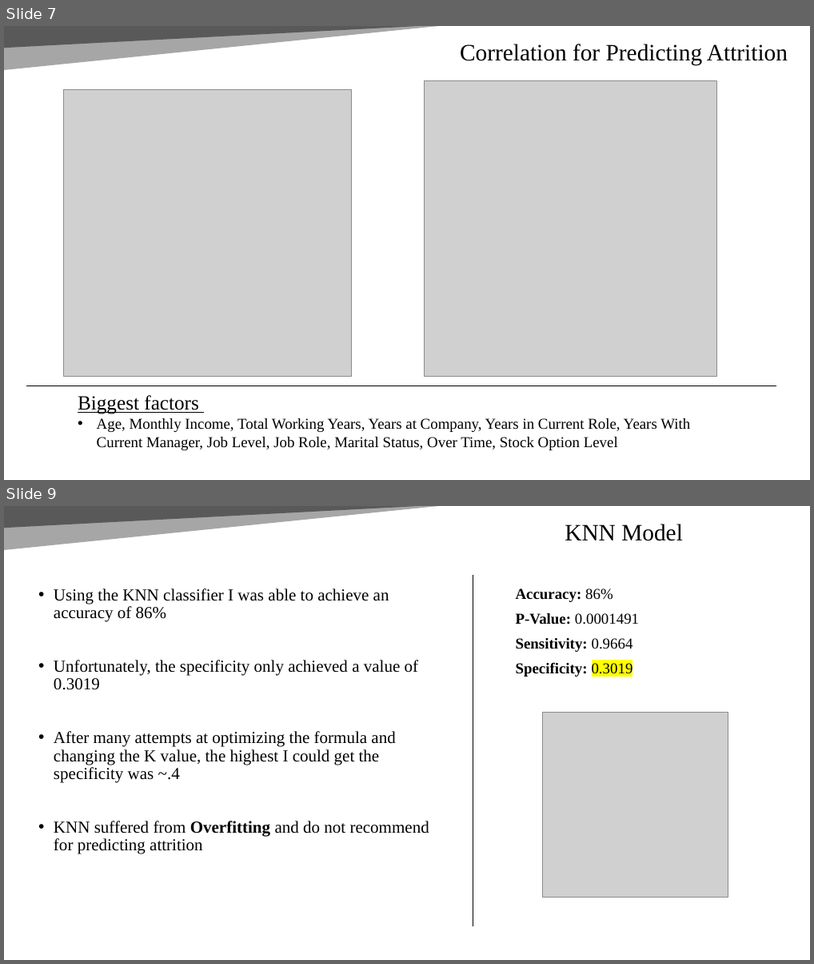
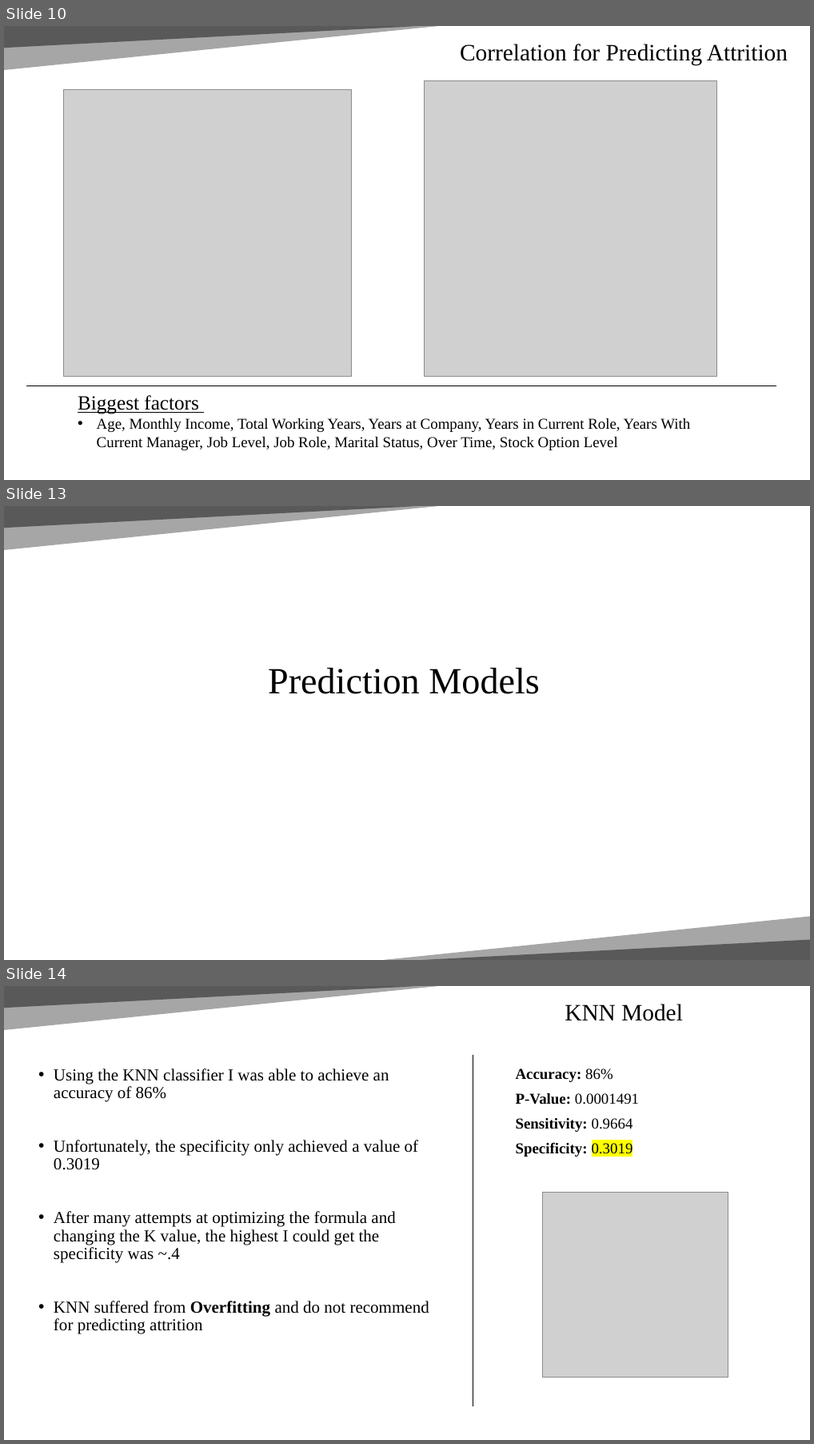
Before and after one commit to Abillelatus/CaseStudy2DDS, a slide deck: CaseStudy2DDS.pptx. Shown one above the other, each under a label of ours: slides 7 and 9 before the commit, slides 10, 13 and 14 after it; the slides between them are not shown. The pictures are 814x964 and 814x1444 pixels, drawn with LibreOffice and Linux fonts; fonts in the diff are those of the drawing; grey boxes stand for pictures. Boxes give left, top, right and bottom in pixels: in the first picture for what was removed or moved away, otherwise in the second. Text is boxed around its words. In the diff, an @@ line names an element or a change of style, - is before the commit and + after.

```diff
--- a/CaseStudy2DDS.pptx
+++ b/CaseStudy2DDS.pptx
@@ slide 13 added at [4,506,810,960], background #FFFFFF; not listed: 2 template elements that a slide beside it also shows @@
@@ title added at [268,668,540,694], 44 pt, text #000000 @@
+Prediction Models
@@ right triangle added at [375,916,810,960], fill #A6A6A6 @@
@@ right triangle added at [376,939,810,960], fill #595959 @@
@@ what was slide 7 is now slide 10 @@
@@ what was slide 9 is now slide 14 @@
```
Also in this commit, not shown: 1 slide changed, 7 other slides added.
